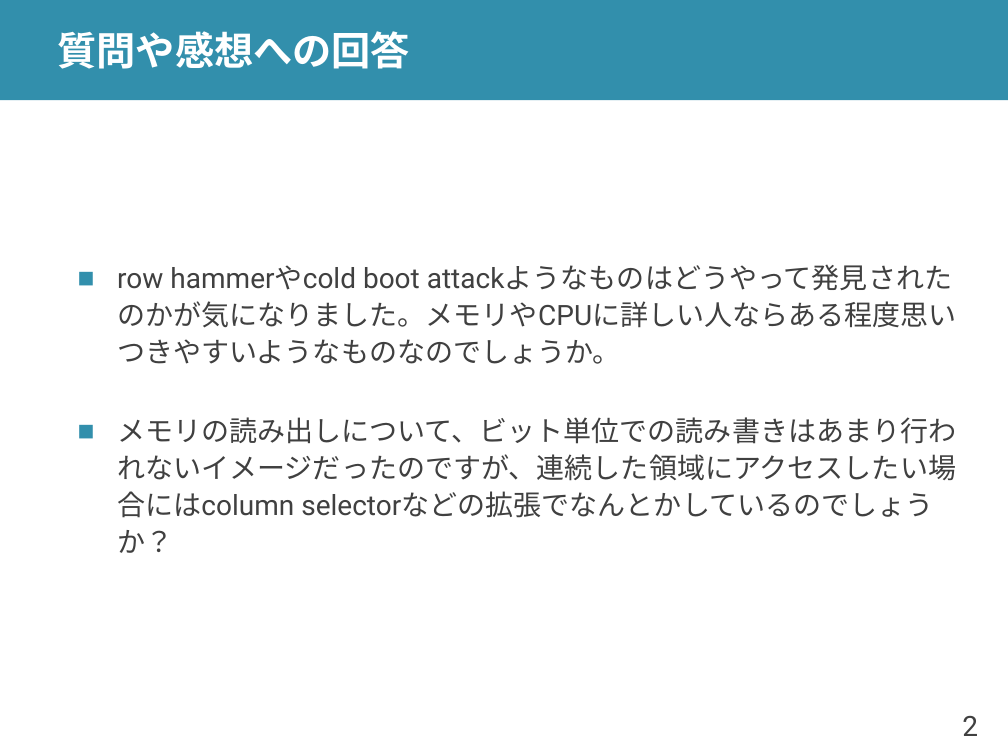
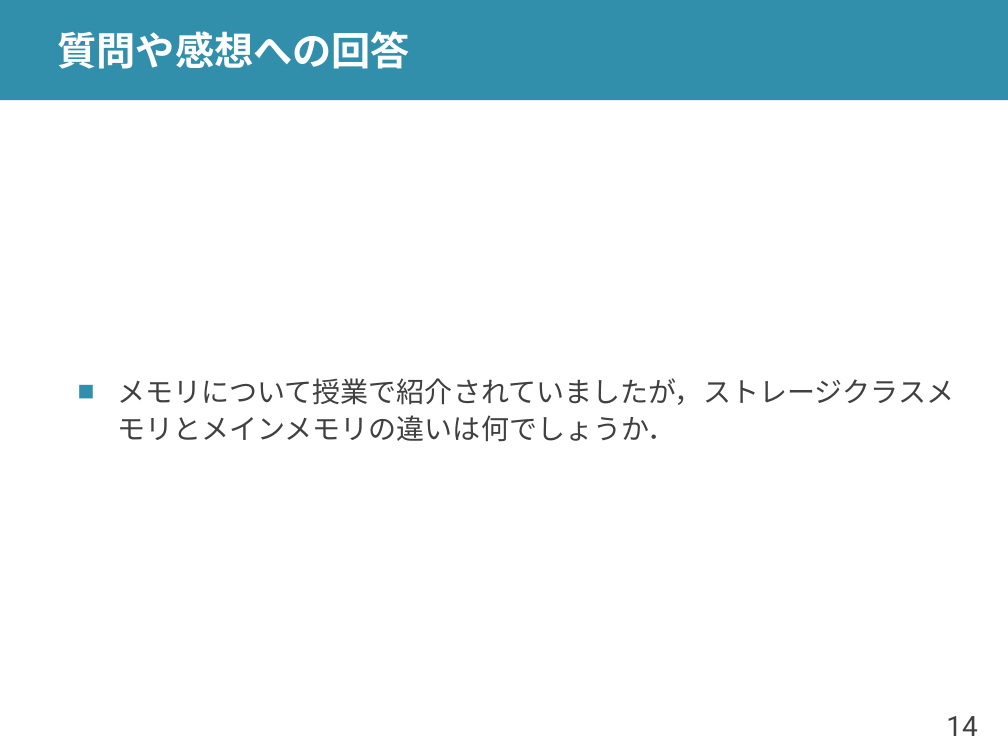
Before and after one commit to shioyadan/advanced-computer-organization, a slide deck: slide 14 of aco-shioya-08.pptx (slide 2 before the commit). Drawn at 1008x756 pixels with LibreOffice and Linux fonts; fonts in the diff are those of the drawing. Boxes give left, top, right and bottom in pixels: in the first picture for what was removed or moved away, otherwise in the second. Text is boxed around its words. In the diff, an @@ line names an element or a change of style, - is before the commit and + after.

```diff
--- a/aco-shioya-08.pptx
+++ b/aco-shioya-08.pptx
@@ text at (117,378,954,442): text changed @@
-■ row hammerやcold boot attackようなものはどうやって発見されたのかが気になりました。メモリやCPUに詳しい人ならある程度思いつきやすいようなものなのでしょうか。
-■ メモリの読み出しについて、ビット単位での読み書きはあまり行われないイメージだったのですが、連続した領域にアクセスしたい場合にはcolumn selectorなどの拡張でなんとかしているのでしょうか？
+■ メモリについて授業で紹介されていましたが，ストレージクラスメモリとメインメモリの違いは何でしょうか．
@@ page number at (946,716,977,736): text changed @@
-2
+14
```
Also in this commit, not shown: 24 other slides changed, 7 slides added, 2 slides removed, 1 other file.
